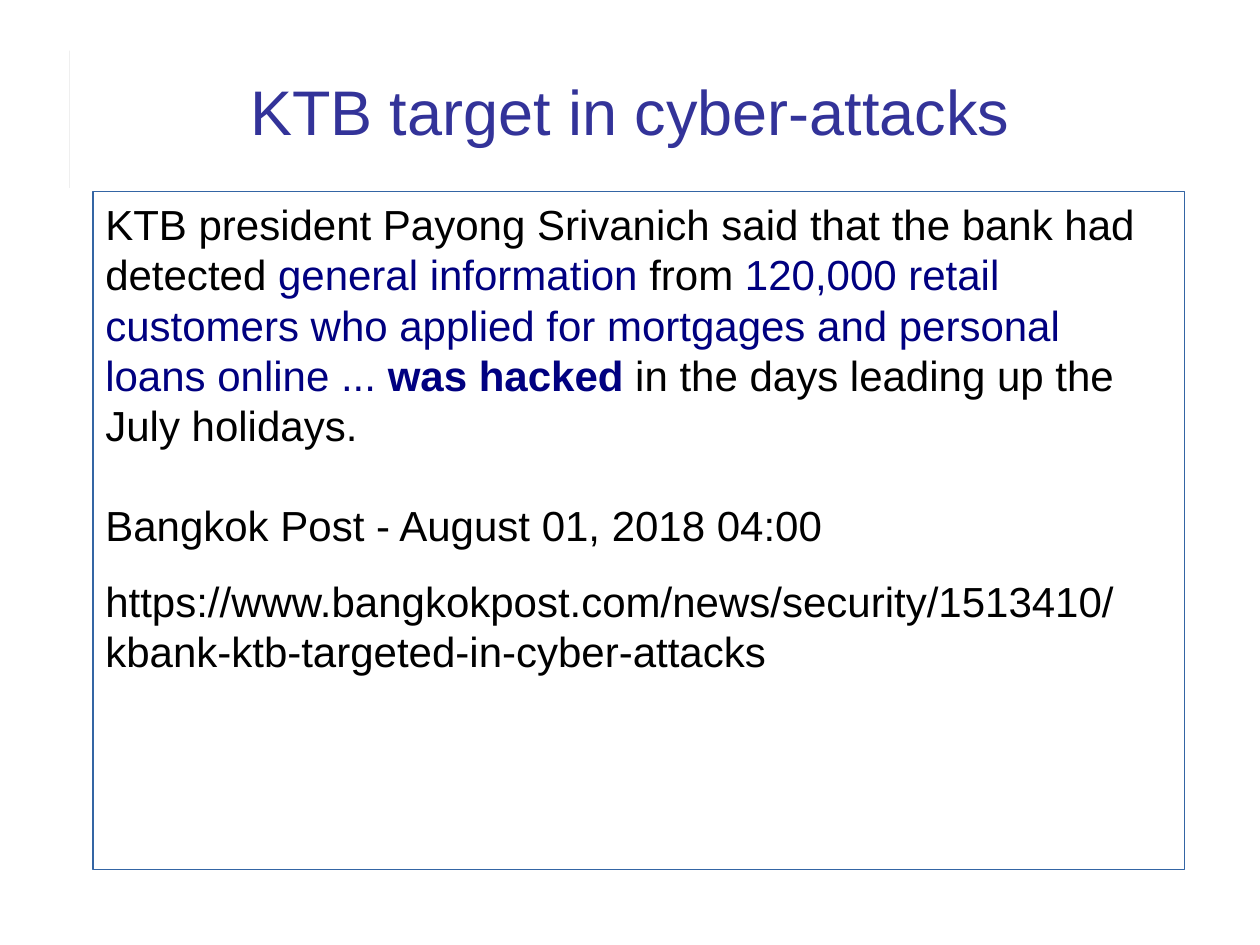
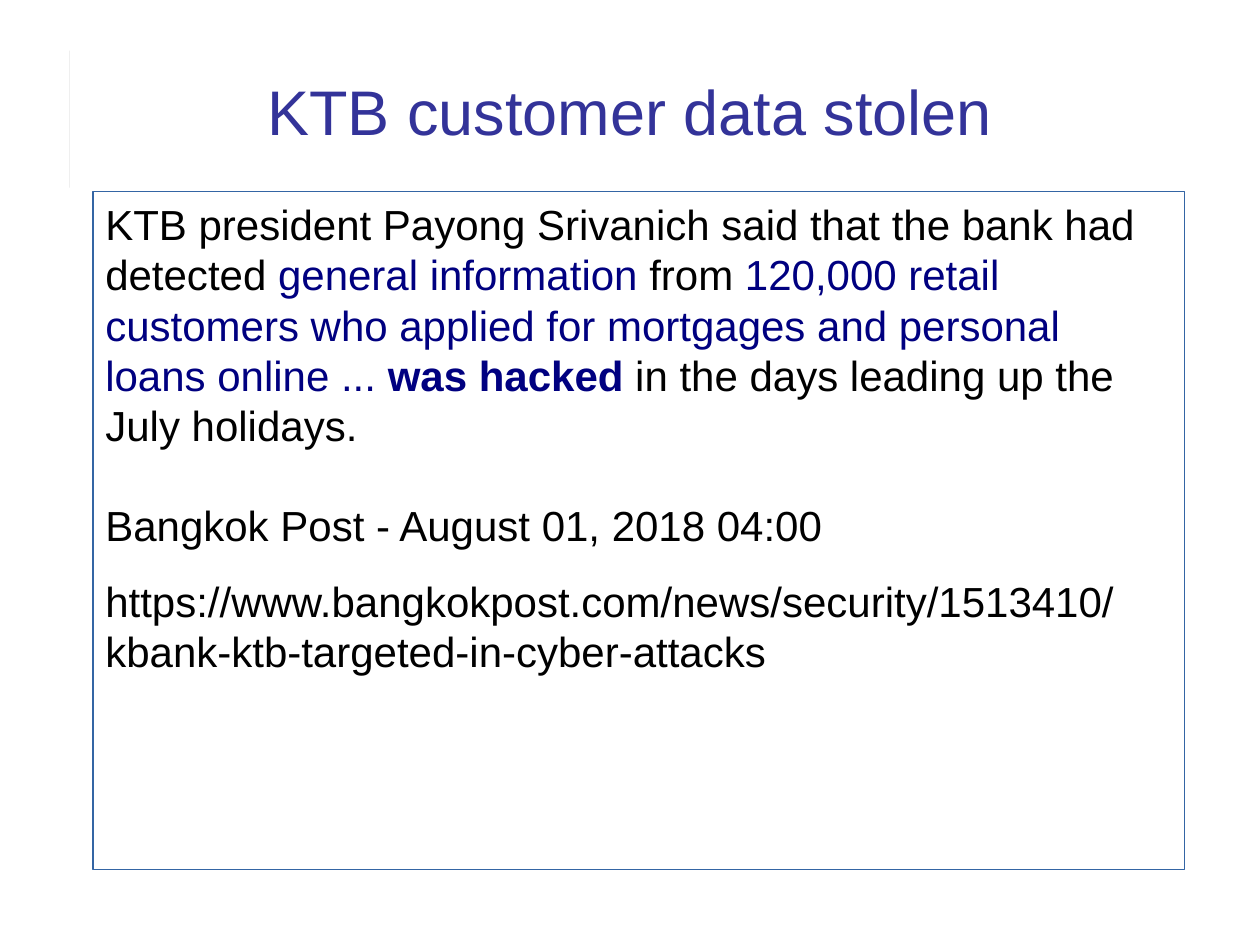
Before and after one commit to cpske/ISP, a slide deck: slide 3 of logging/Logging.ppt. Drawn at 1260x945 pixels with LibreOffice and Linux fonts; fonts in the diff are those of the drawing. Boxes give left, top, right and bottom in pixels: in the first picture for what was removed or moved away, otherwise in the second. Text is boxed around its words. In the diff, an @@ line names an element or a change of style, - is before the commit and + after.

```diff
--- a/logging/Logging.ppt
+++ b/logging/Logging.ppt
@@ title at [268,89,992,136]: text changed @@
-KTB target in cyber-attacks
+KTB customer data stolen
```
Also in this commit, not shown: 17 other slides changed, 1 slide added, 7 other files.
